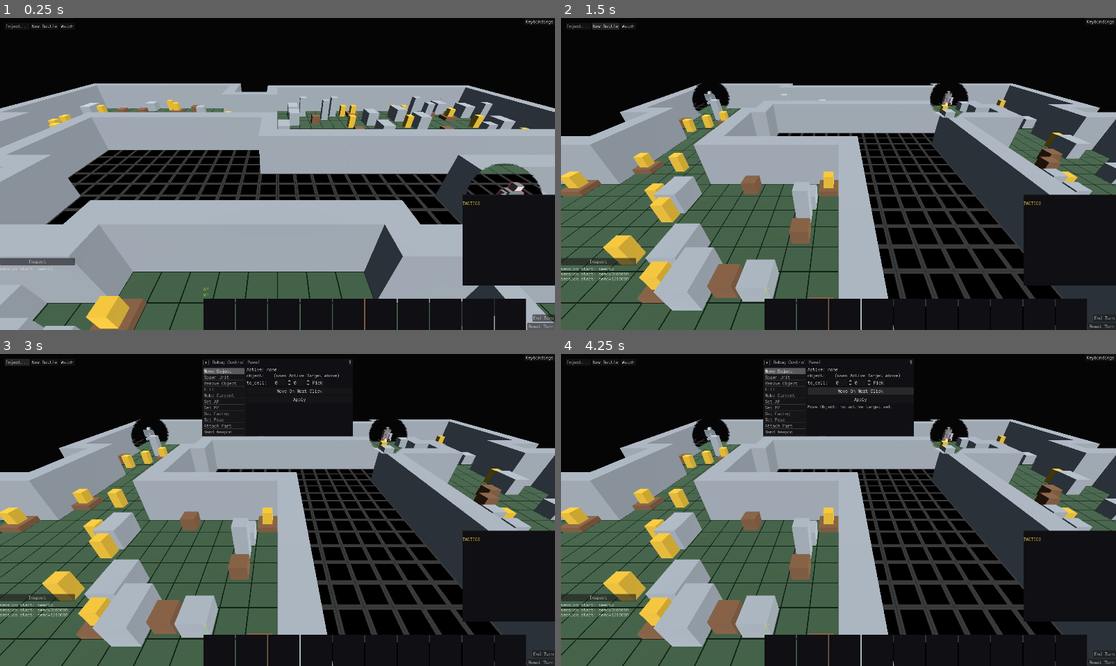
Above: before the commit, frames 1-4 (two rows, left to right).
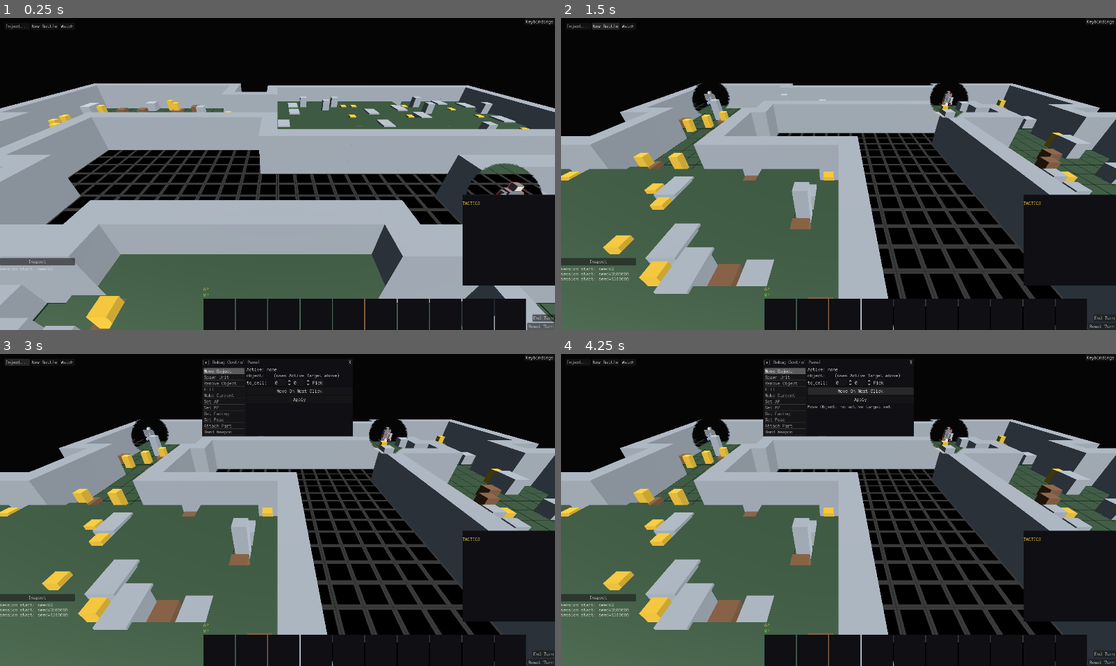
Above: after the commit, the same moments.

Repository: NotUserFriendly/HulkBreakers
Game: Godot game, scene res://src/view/battle_scene.tscn
The game is run twice, just before and just after one commit, with the same random seed, the same clock (stepped at 60 frames per second) and the same inputs.
Inputs:
- Up to frame 1 (0.25 s): no input
- Up to frame 2 (1.5 s): click "New Battle" at 0.5 s; click "New Battle" at 1.25 s
- Up to frame 3 (3 s): click "Inspect" at 2 s; click "Inject..." at 2.75 s
- Up to frame 4 (4.25 s): click "Move On Next Click" at 3.5 s

The runs differ from the first frame. In frame 1, 6.0% of the frame differs, in the area x 11-95%, y 26-100%; in frame 2, 5.6%; in frame 3, 5.6%; in frame 4, 5.6%.

Commit message:
Taskblock 37 Pass E: the ground itself becomes elevation-aware
Root cause of "raised the level, no visual change": the ground was one
flat PlaneMesh for the whole grid, hardcoded at Y=0 -- Grid.level had
no way to become visible at all regardless of any unit-level fix,
since a single flat plane has no per-cell height to move.

- New BoardView._build_terrain(): one flat top quad per cell at its
  own real height (UnitGeometry.true_height_for_cell), plus a vertical
  riser quad between any two orthogonally-adjacent cells whose heights
  differ -- a stepped, XCOM-style terrace (supervisor's own call over
  a smooth heightmap slope). A ramp tile still renders as an ordinary
  flat step at its own +0.5 rest height for now; a genuinely sloped
  ramp mesh is a smaller, separate follow-up.
- Every per-cell ground overlay this file draws (_marker -- extraction
  tiles, wall/void indicators, reachable highlight, ghost paths,
  field-item markers; plus _wall_cross, _leg_line, _waypoint_label,
  show_overwatch_arc) now offsets by that same real height instead of
  assuming ground is always at world Y 0.
- _spawn_blocker now passes the cell's own real height into
  assembly_placements (defaulted to 0.0 before) -- cover/walls on a
  raised cell were rendering at world level 0 regardless of the
  terrain beneath them. _dropped_transform's own pivot follows suit.
- New _height_for(cell) helper: grid is null whenever a TACTICS
  overlay method runs against a bare BoardView with no prior build()
  call (an established fixture shortcut this file's whole test suite
  already relies on) -- falls back to ground level 0 rather than
  crashing, since a real caller always has a grid by the time any
  overlay could be shown at all.

Known gap, flagged not fixed: _build_grid_lines is still one flat mesh
for the whole grid -- a raised cell's own boundary lines trace the
old flat plane underneath its terraced floor, not its real top face.

New tests read the built mesh's own AABB and marker/blocker transforms
back directly (docs/10 rule 2), not re-derived formulas.

Diff:
--- a/src/view/board_view.gd
+++ b/src/view/board_view.gd
@@ -242,16 +242,7 @@
 	_wall_cutout_material = null
 	_excluded_from_occlusion.clear()
 
-	var ground := MeshInstance3D.new()
-	var plane := PlaneMesh.new()
-	plane.size = Vector2(grid.width * UnitGeometry.CELL_SIZE, grid.rows * UnitGeometry.CELL_SIZE)
-	plane.material = WorldPalette.lit_material(WorldPalette.GROUND)
-	ground.mesh = plane
-	ground.position = Vector3(
-		(grid.width - 1) * UnitGeometry.CELL_SIZE * 0.5,
-		0.0,
-		(grid.rows - 1) * UnitGeometry.CELL_SIZE * 0.5
-	)
+	var ground: MeshInstance3D = _build_terrain(grid)
 	ground.set_layer_mask_value(FLOOR_LAYER, true)
 	_static.add_child(ground)
 	var grid_lines: MeshInstance3D = _build_grid_lines(grid)
@@ -267,6 +258,88 @@
 	for cell: Vector2i in grid.field_items:
 		for item: Variant in grid.field_items[cell]:
 			_spawn_field_item(item, cell, material_table)
+
+
+## taskblock-37 Pass E: the ground used to be one flat `PlaneMesh` for the
+## whole grid — `Grid.level` had no way to become visible at all, since a
+## single flat plane has no per-cell height to move. Now one flat top
+## quad per cell, at THAT cell's own real height
+## (`UnitGeometry.true_height_for_cell`), plus a vertical riser quad
+## between any two orthogonally-adjacent cells whose heights differ — a
+## stepped, XCOM-style terrace rather than a smooth slope (supervisor's
+## own call; a genuinely sloped ramp mesh is a smaller, separate follow-
+## up — a ramp tile still renders as an ordinary flat step today, at its
+## own `+0.5` rest height). Checking only the `+X`/`+Z` neighbor from
+## every cell (never `-X`/`-Y` too) visits each shared edge exactly once —
+## the neighbor on the OTHER side of that same edge would otherwise draw
+## the identical riser a second time. Both winding orders are emitted for
+## every riser face (a real, deliberate double-sided quad, not a bug) —
+## simpler and more robust than reasoning about which single winding a
+## viewer standing on the lower side versus the higher side would each
+## need, for a strip of geometry nobody is meant to look at edge-on
+## anyway.
+func _build_terrain(p_grid: Grid) -> MeshInstance3D:
+	var instance := MeshInstance3D.new()
+	var mesh := ImmediateMesh.new()
+	var cell_size: float = UnitGeometry.CELL_SIZE
+	var half: float = cell_size * 0.5
+
+	mesh.surface_begin(Mesh.PRIMITIVE_TRIANGLES, WorldPalette.lit_material(WorldPalette.GROUND))
+	for y in range(p_grid.rows):
+		for x in range(p_grid.width):
+			var cell := Vector2i(x, y)
+			var height: float = UnitGeometry.true_height_for_cell(cell, p_grid)
+			var cx: float = x * cell_size
+			var cz: float = y * cell_size
+			_add_quad(
+				mesh,
+				Vector3(cx - half, height, cz - half),
+				Vector3(cx + half, height, cz - half),
+				Vector3(cx + half, height, cz + half),
+				Vector3(cx - half, height, cz + half)
+			)
+			for offset: Vector2i in [Vector2i(1, 0), Vector2i(0, 1)]:
+				var neighbor: Vector2i = cell + offset
+				if not p_grid.in_bounds(neighbor):
+					continue
+				var neighbor_height: float = UnitGeometry.true_height_for_cell(neighbor, p_grid)
+				if is_equal_approx(height, neighbor_height):
+					continue
+				_add_riser(mesh, cx, cz, half, offset, height, neighbor_height)
+	mesh.surface_end()
+
+	instance.mesh = mesh
+	return instance
+
+
+## The vertical quad filling the gap along one shared cell edge — drawn
+## both windings so it's visible from either side without reasoning about
+## which single winding a given viewing direction needs.
+static func _add_riser(
+	mesh: ImmediateMesh,
+	cx: float,
+	cz: float,
+	half: float,
+	offset: Vector2i,
+	height: float,
+	neighbor_height: float
+) -> void:
+	var low: float = minf(height, neighbor_height)
+	var high: float = maxf(height, neighbor_height)
+	var a: Vector3
+	var b: Vector3
+	if offset == Vector2i(1, 0):
+		a = Vector3(cx + half, 0.0, cz - half)
+		b = Vector3(cx + half, 0.0, cz + half)
+	else:
+		a = Vector3(cx - half, 0.0, cz + half)
+		b = Vector3(cx + half, 0.0, cz + half)
+	var a_low := Vector3(a.x, low, a.z)
+	var a_high := Vector3(a.x, high, a.z)
+	var b_low := Vector3(b.x, low, b.z)
+	var b_high := Vector3(b.x, high, b.z)
+	_add_quad(mesh, a_low, b_low, b_high, a_high)
+	_add_quad(mesh, a_high, b_high, b_low, a_low)
 
 
 ## "Team-coded extraction tiles, drawn in their team's color" — one flat
@@ -287,6 +360,12 @@
 ## wide quads, not 1px GPU line primitives (no shader/LOD trick — just
 ## actual geometry with a real width, drawn with the same real-width
 ## convention D2's leg lines / F2's targeting line already use).
+## taskblock-37 Pass E: KNOWN GAP, not fixed this pass — still one flat
+## mesh at `GRID_LINE_HEIGHT` for the whole grid, unlike `_build_terrain`'s
+## now-per-cell tiles. A raised cell's own boundary lines still trace the
+## OLD flat ground plane underneath its terraced floor, not its real top
+## face. Flagged rather than silently left inconsistent; would need the
+## same per-cell-segment treatment `_build_terrain` just got.
 func _build_grid_lines(p_grid: Grid) -> MeshInstance3D:
 	var instance := MeshInstance3D.new()
 	var mesh := ImmediateMesh.new()
@@ -368,6 +447,10 @@
 	var half: float = cell_size * 0.5 - GRID_LINE_WIDTH
 	var half_width: float = WALL_CROSS_WIDTH * 0.5
 	var origin: Vector3 = Vector3(cell.x, WALL_CROSS_HEIGHT, cell.y) * cell_size
+	# taskblock-37 Pass E: the cell's own real height, same reason `_marker`
+	# now adds it — a wall on a raised cell must cross out THAT cell's own
+	# real ground, not world level 0.
+	origin.y += _height_for(cell)
 
 	mesh.surface_begin(Mesh.PRIMITIVE_TRIANGLES, WorldPalette.overlay_material(WALL_CROSS_COLOR))
 	_add_cross_arm(mesh, origin, Vector3(-half, 0.0, -half), Vector3(half, 0.0, half), half_width)
@@ -421,7 +504,13 @@
 func _spawn_blocker(part: Part, cell: Vector2i, material_table: MaterialTable) -> void:
 	var dropped: bool = DamageResolver.DROPPED_TAG in part.tags
 	var is_wall: bool = part.id == &"wall"
-	for placement: BoxPlacement in UnitGeometry.assembly_placements(part, cell):
+	# taskblock-37 Pass E: the cell's own real height — `assembly_placements`
+	# defaults to a flat `height == 0.0`, which used to be harmless (nothing
+	# was ever raised); a cover object or wall on a raised cell now needs to
+	# actually sit ON that cell's own real ground, not float at world level
+	# 0 beneath the terraced terrain `_build_terrain` draws.
+	var height: float = _height_for(cell)
+	for placement: BoxPlacement in UnitGeometry.assembly_placements(part, cell, 0.0, null, height):
 		var instance := MeshInstance3D.new()
 		var box_mesh := BoxMesh.new()
 		box_mesh.size = placement.box.size
@@ -443,7 +532,7 @@
 			placement.box.center
 		)
 		instance.transform = (
-			_dropped_transform(cell) * world_transform if dropped else world_transform
+			_dropped_transform(cell, height) * world_transform if dropped else world_transform
 		)
 		_static.add_child(instance)
 		# tb31 Pass C: tracked separately so `_process()` only re-evaluates
@@ -453,8 +542,10 @@
 			_wall_mesh_instances.append(instance)
 
 
-static func _dropped_transform(cell: Vector2i) -> Transform3D:
-	var pivot: Vector3 = Vector3(cell.x, 0.0, cell.y) * UnitGeometry.CELL_SIZE
+static func _dropped_transform(cell: Vector2i, height: float = 0.0) -> Transform3D:
+	var pivot: Vector3 = Vector3(
+		cell.x * UnitGeometry.CELL_SIZE, height, cell.y * UnitGeometry.CELL_SIZE
+	)
 	return (
 		Transform3D(Basis.IDENTITY, pivot)
 		* Transform3D(Basis(Vector3.RIGHT, PI / 2.0), Vector3.ZERO)
@@ -648,7 +739,11 @@
 		box_mesh.size = Vector3(OVERLAY_SIZE, 0.02, OVERLAY_SIZE)
 		box_mesh.material = WorldPalette.translucent_material(OVERWATCH_ARC_COLOR)
 		instance.mesh = box_mesh
-		instance.position = Vector3(cell.x, OVERWATCH_ARC_HEIGHT, cell.y) * UnitGeometry.CELL_SIZE
+		instance.position = Vector3(
+			cell.x * UnitGeometry.CELL_SIZE,
+			OVERWATCH_ARC_HEIGHT + _height_for(cell),
+			cell.y * UnitGeometry.CELL_SIZE
+		)
 		_overwatch_overlay.add_child(instance)
 
 
@@ -666,7 +761,13 @@
 	var mesh := ImmediateMesh.new()
 	mesh.surface_begin(Mesh.PRIMITIVE_LINE_STRIP, WorldPalette.overlay_material(color))
 	for cell: Vector2i in path:
-		mesh.surface_add_vertex(Vector3(cell.x, GHOST_HEIGHT, cell.y) * UnitGeometry.CELL_SIZE)
+		mesh.surface_add_vertex(
+			Vector3(
+				cell.x * UnitGeometry.CELL_SIZE,
+				GHOST_HEIGHT + _height_for(cell),
+				cell.y * UnitGeometry.CELL_SIZE
+			)
+		)
 	mesh.surface_end()
 	instance.mesh = mesh
 	return instance
@@ -681,7 +782,11 @@
 	label.modulate = GHOST_COLOR
 	label.billboard = BaseMaterial3D.BILLBOARD_ENABLED
 	label.no_depth_test = true
-	label.position = Vector3(cell.x, WAYPOINT_LABEL_HEIGHT, cell.y) * UnitGeometry.CELL_SIZE
+	label.position = Vector3(
+		cell.x * UnitGeometry.CELL_SIZE,
+		WAYPOINT_LABEL_HEIGHT + _height_for(cell),
+		cell.y * UnitGeometry.CELL_SIZE
+	)
 	return label
 
 
@@ -697,8 +802,27 @@
 	box_mesh.size = Vector3(size, 0.02, size)
 	box_mesh.material = WorldPalette.overlay_material(color)
 	instance.mesh = box_mesh
-	instance.position = Vector3(cell.x, height, cell.y) * UnitGeometry.CELL_SIZE
+	# taskblock-37 Pass E: `UnitGeometry.true_height_for_cell` as a base —
+	# every caller (extraction tiles, wall/void indicators, reachable/ghost
+	# overlays, the field-item marker) used to assume ground was always at
+	# world Y 0; a raised cell's own marker must sit on ITS OWN real ground,
+	# not float below (or get buried inside) the terraced terrain
+	# `_build_terrain` now draws.
+	instance.position = Vector3(
+		cell.x * UnitGeometry.CELL_SIZE, height + _height_for(cell), cell.y * UnitGeometry.CELL_SIZE
+	)
 	return instance
+
+
+## `grid` is null whenever a TACTICS overlay method (`show_reachable`/
+## `show_ghost_paths`/`show_overwatch_arc`/etc.) runs against a bare
+## `BoardView` with no prior `build()` call — an established fixture
+## shortcut this file's own test suite already relies on throughout,
+## never a real path (a real caller always has a grid by the time any
+## overlay could be shown at all). Falls back to ground level 0 rather
+## than crashing.
+func _height_for(cell: Vector2i) -> float:
+	return UnitGeometry.true_height_for_cell(cell, grid) if grid != null else 0.0
 
 
 func _clear(container: Node3D) -> void:
--- a/test/unit/view/test_board_view.gd
+++ b/test/unit/view/test_board_view.gd
@@ -38,6 +38,83 @@
 	assert_true(ground.get_layer_mask_value(BoardView.FLOOR_LAYER))
 	assert_true(grid_lines.get_layer_mask_value(BoardView.FLOOR_LAYER))
 	assert_true(ground.get_layer_mask_value(1), "still renders on the default layer too")
+
+
+## taskblock-37 Pass E: an all-level-0 grid must still terrace to a flat,
+## world-Y-0 ground — the inertness guard tb36/tb37's own regression
+## posture always uses, now proven against the real built mesh's own AABB
+## (docs/10 rule 2: read the real node back) instead of trusted by
+## construction.
+func test_build_terrain_is_flat_when_no_level_is_set() -> void:
+	var grid := Grid.new(4, 3)
+	var view := BoardView.new()
+	add_child_autofree(view)
+	view.build(grid, DataLibrary.material_table())
+
+	var ground: MeshInstance3D = view._static.get_child(0)
+	var aabb: AABB = ground.mesh.get_aabb()
+	assert_almost_eq(aabb.position.y, 0.0, 0.0001)
+	assert_almost_eq(aabb.size.y, 0.0, 0.0001, "no cell differs from any other -- no riser at all")
+
+
+## taskblock-37 Pass E: the ground used to be one flat `PlaneMesh` with no
+## way to show a cell's own real elevation at all — a raised cell now
+## genuinely raises its own patch of terrain, read back from the built
+## mesh's own AABB rather than trusted from the source.
+func test_build_terrain_reflects_a_raised_cells_own_height() -> void:
+	var grid := Grid.new(4, 3)
+	grid.set_level(Vector2i(2, 1), 2)
+	var view := BoardView.new()
+	add_child_autofree(view)
+	view.build(grid, DataLibrary.material_table())
+
+	var ground: MeshInstance3D = view._static.get_child(0)
+	var aabb: AABB = ground.mesh.get_aabb()
+	assert_almost_eq(aabb.position.y, 0.0, 0.0001, "the rest of the grid stays at ground level")
+	assert_almost_eq(
+		aabb.end.y,
+		2.0 * UnitGeometry.LEVEL_HEIGHT,
+		0.0001,
+		"the raised cell's own top face must reach its real height"
+	)
+
+
+## A ground overlay marker (extraction tile, wall/void indicator,
+## reachable highlight, ghost path, field-item marker — all built through
+## `_marker`) must sit on the cell's OWN real ground, not float below (or
+## get buried inside) the terraced terrain above.
+func test_marker_sits_on_a_raised_cells_own_real_height() -> void:
+	var grid := Grid.new(4, 3)
+	grid.set_level(Vector2i(2, 1), 3)
+	var view := BoardView.new()
+	add_child_autofree(view)
+	view.build(grid, DataLibrary.material_table(), {0: [Vector2i(2, 1)]})
+
+	var tile: MeshInstance3D = view._static.get_child(2)
+	assert_almost_eq(
+		tile.position.y, 3.0 * UnitGeometry.LEVEL_HEIGHT + BoardView.EXTRACTION_TILE_HEIGHT, 0.0001
+	)
+
+
+## A cover blocker on a raised cell must sit on that cell's own real
+## ground too (`assembly_placements` defaults to height 0.0 — `_spawn_
+## blocker` must pass the cell's own real height explicitly).
+func test_spawn_blocker_sits_on_a_raised_cells_own_real_height() -> void:
+	var grid := Grid.new(4, 3)
+	grid.set_level(Vector2i(2, 1), 2)
+	var crate := Part.new()
+	crate.id = &"crate"
+	crate.hp = 5
+	crate.max_hp = 5
+	crate.volume = [Box.new(Vector3.ZERO, Vector3(0.5, 1.0, 0.5))]
+	grid.blockers[Vector2i(2, 1)] = crate
+	var view := BoardView.new()
+	add_child_autofree(view)
+
+	view.build(grid, DataLibrary.material_table())
+
+	var box: MeshInstance3D = view._static.get_child(2)
+	assert_almost_eq(box.transform.origin.y, 2.0 * UnitGeometry.LEVEL_HEIGHT, 0.0001)
 
 
 ## docs/10 taskblock04 C1: "a dropped arm renders as an actual arm — plate,
